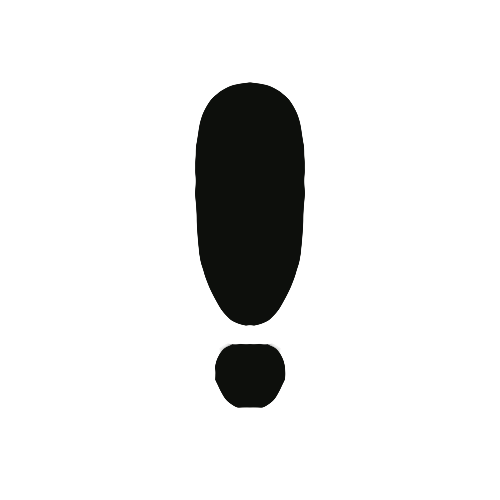
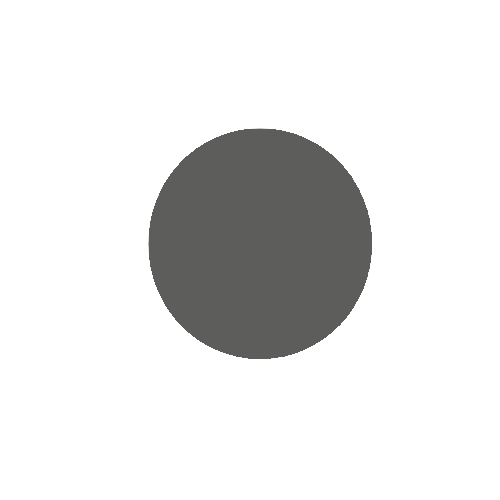
The second 500 x 500 image is a revision of the first. Changes to its layers:
added layer "Layer 4" (67%) above "Footstep" over bbox(148, 82, 372, 408)
hid "Footstep", painted on it over bbox(148, 82, 372, 408)
